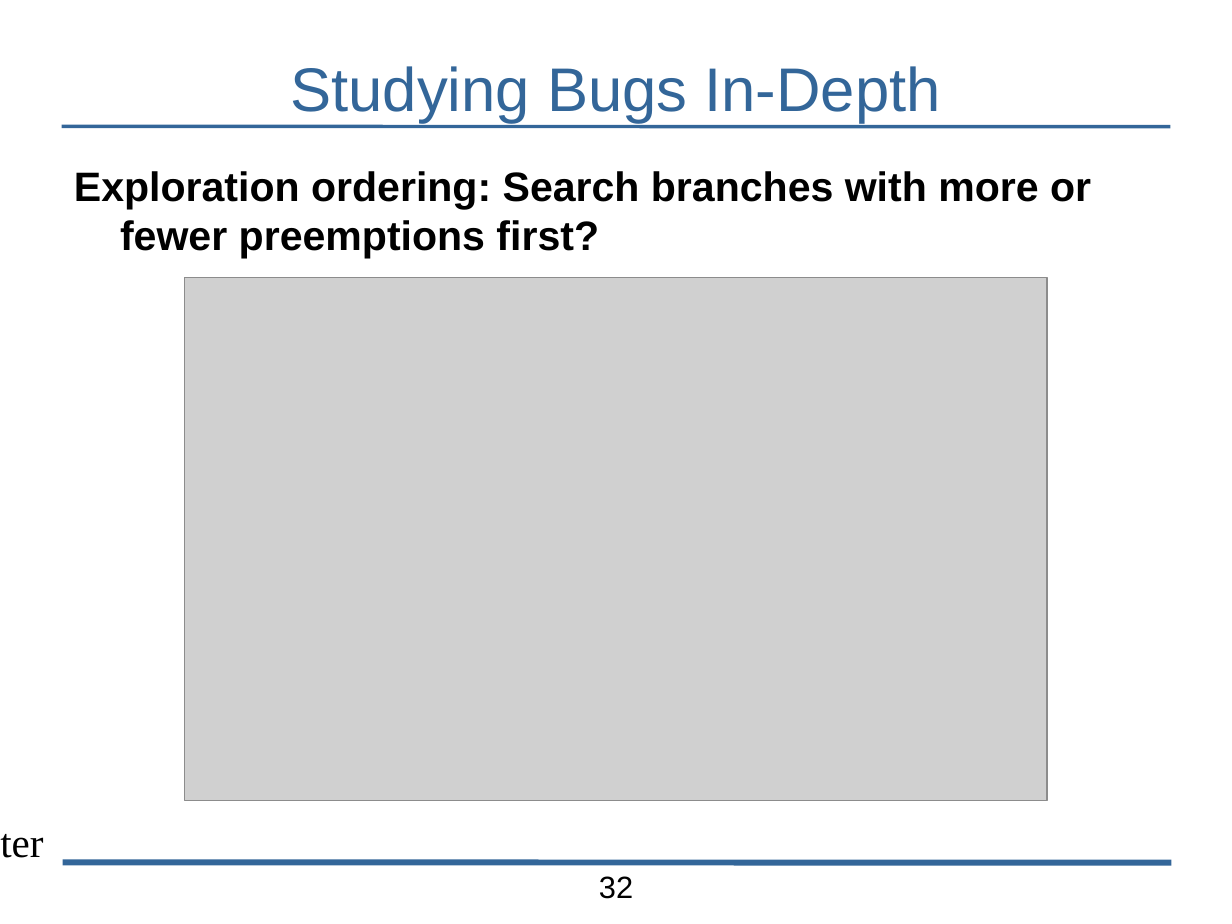
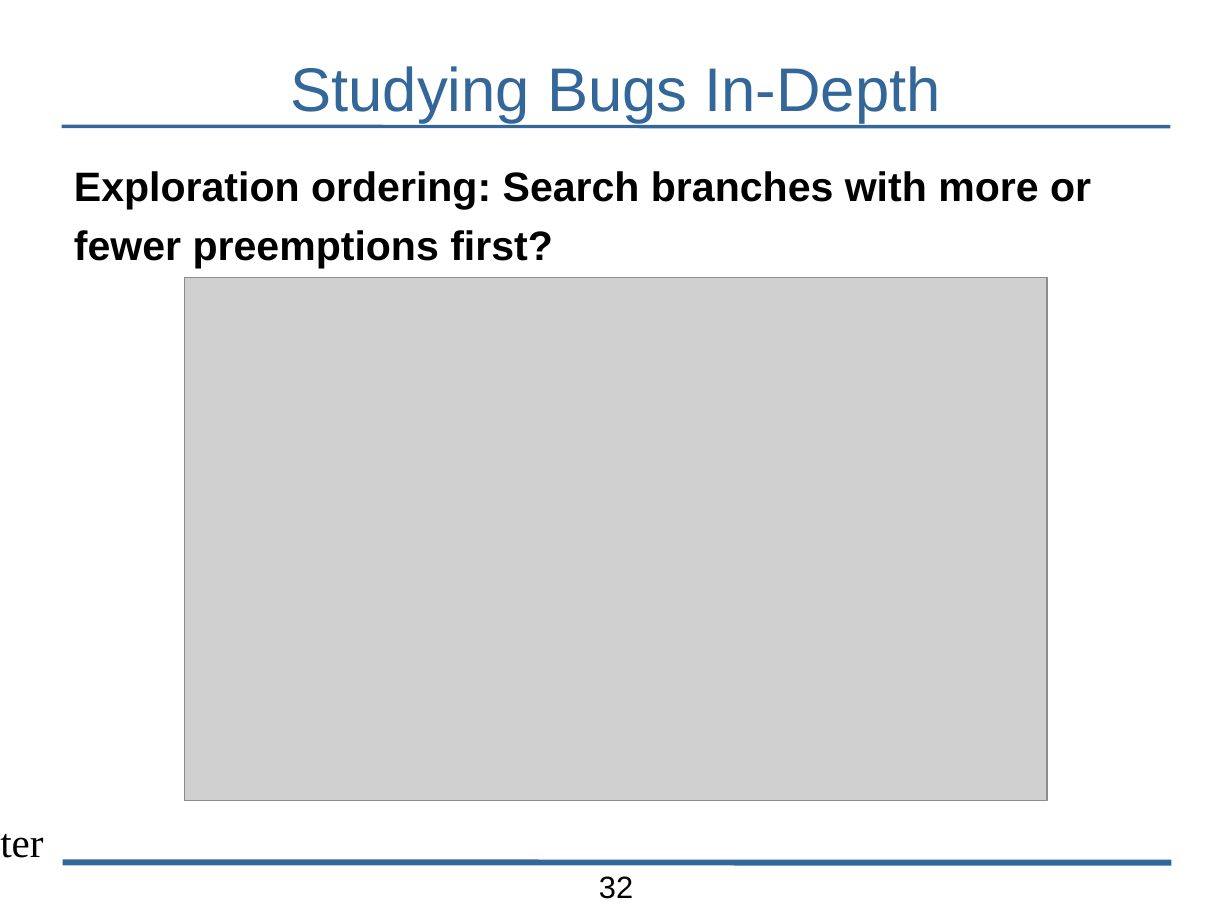
Before and after one commit to bblum/talks, a slide deck: slide 32 of pdl-retreat/pdl-talk.odp. Drawn at 1232x924 pixels with LibreOffice and Linux fonts; fonts in the diff are those of the drawing; grey boxes stand for pictures; background and template pictures are left out. Boxes give left, top, right and bottom in pixels: in the first picture for what was removed or moved away, otherwise in the second. Text is boxed around its words. In the diff, an @@ line names an element or a change of style, - is before the commit and + after.

```diff
--- a/pdl-retreat/pdl-talk.odp
+++ b/pdl-retreat/pdl-talk.odp
@@ text at [74,171,1091,268]: text changed @@
-Exploration ordering: Search branches with more or fewer preemptions first?
+Exploration ordering: Search branches with more or
+fewer preemptions first?
```
Also in this commit, not shown: 13 other slides changed, 7 other files.
